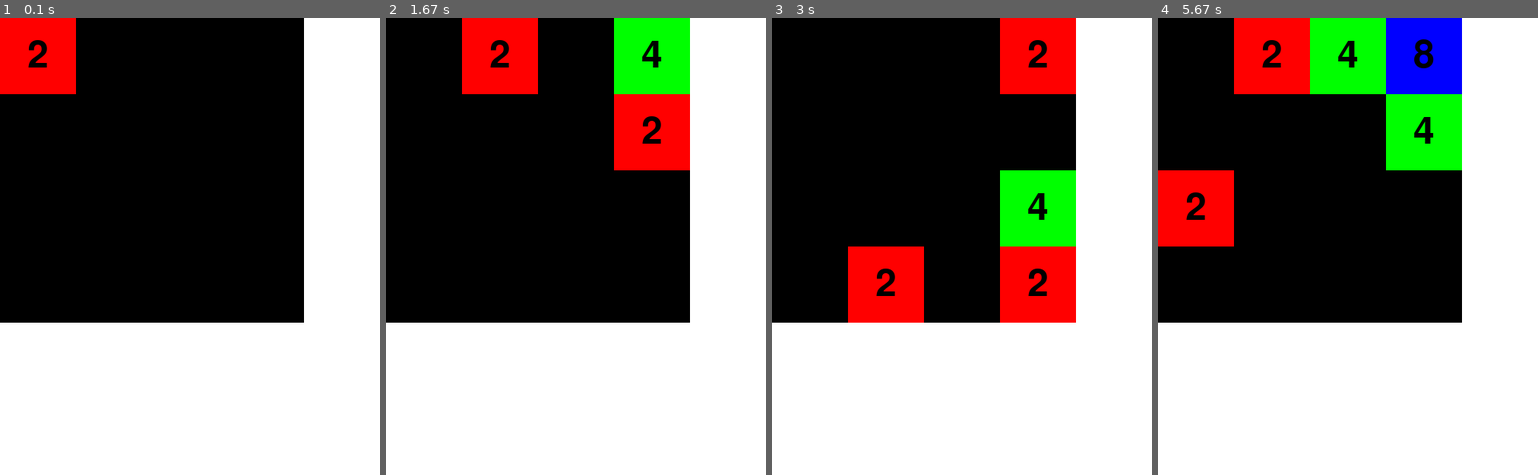
Above: before the commit, frames 1-4 (left to right).
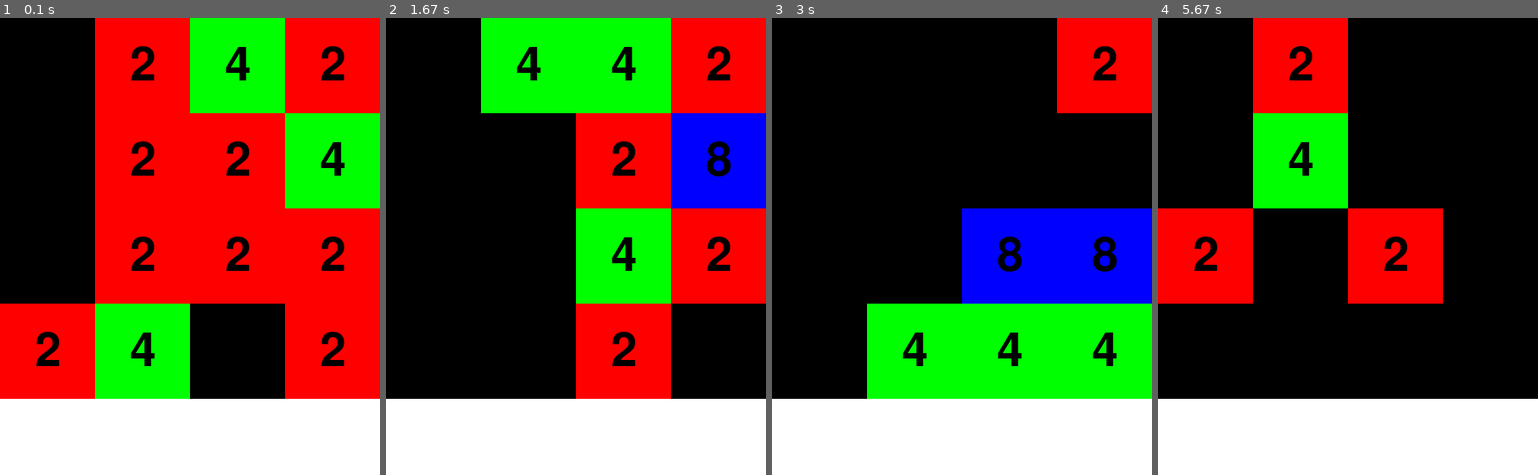
Above: after the commit, the same moments.

Repository: JacksonWasHere/PythonProjects
Game: pygame game, started from flexible_2048.py
The game is run twice, just before and just after one commit, with the same random seed, the same clock (stepped at 60 frames per second) and the same inputs.
Inputs:
- Up to frame 1 (0.1 s): no input
- Up to frame 2 (1.67 s): hold Right 0.33-0.8 s; hold Up 0.83-1.13 s; hold Right 1.17-1.63 s
- Up to frame 3 (3 s): hold Down 2.23-2.53 s
- Up to frame 4 (5.67 s): hold Up 3-3.37 s; hold Right 3.4-4.03 s; hold Down 4.07-4.43 s; hold Right 4.97-5.43 s; hold Up from 5.47 s (still down)

The runs differ from the first frame. In frame 1, 68% of the frame differs, in the area x 0-100%, y 0-84%; in frame 2, 52%; in frame 3, 45%; in frame 4, 57%.

Commit message:
moves left, expanding to all directions

Diff:
--- a/flexible_2048.py
+++ b/flexible_2048.py
@@ -87,19 +87,49 @@
         #update changed
         changed=True
     return changed
-def left(board,board_width,board_height):
+def left(board,board_width,board_height,direction):
     #array to see if spot has been collapsed
     collapsed=[]
     #check if stuff changed
     changed=False
     #loop through pieces
-    for i in range(board_height-1):
+    for i in range(board_height-(1 if direction%2==0 else 0)):
         for j in range(board_width):
-            #loop to find farthest left move location
+            #keeps track of it's farthest left place
+            end=[(i+1,j),(i,j+1)]
+            #loop through all places it could go to
             for x in range(i+1):
-                #if something changed then stop looping
-                if swap_pieces(board,x,j,i+1,j,collapsed):
-                    changed=True
+                #this is the current piece to check
+                possible_x = [i-x, j-x, ]
+                newx = possible_x[direction]
+
+                if i==2 and j==3:
+                    print(newx)
+
+                #see if it can move to this place
+                if board[newx][j]==0 or (board[newx][j]==board[i+1][j] and (not ((newx,j) in collapsed))):
+                    #if it can then update the place it'll end
+                    end=(newx,j)
+                #if it can't move over
+                else:
+                    #maximize x
+                    x=i
+                #if we're at the end of the loop
+                if x==i:
+                    #check if it actually moved
+                    if not end==(i+1,j):
+                        if i==2 and j==3:
+                            print(str(board[i+1][j])+" Move to "+str(end)+" from "+str((i+1,j)))
+                        #let us know there was a change
+                        changed=True
+                        #see if it merges or just goes to a 0
+                        if not board[end[0]][end[1]]==0:
+                            #add the collapsed point to the list
+                            collapsed.append(end)
+                        #check how it moved then move it
+                        board[end[0]][end[1]] = board[i+1][j] if board[end[0]][end[1]]==0 else board[i+1][j]*2
+                        #adjust old position
+                        board[i+1][j]=0
                     break
     return changed
 def right(board,board_width,board_height):
@@ -108,7 +138,7 @@
     for i in range(board_height-1):
         for j in range(board_width):
             for x in range(i+1):
-                if swap_pieces(board,-x-1,j,-i+(board_width-2),j,collapsed):
+                if not swap_pieces(board,-i+(board_width-2)+x+1,j,-i+(board_width-2),j,collapsed):
                     changed=True
                     break
     return changed
@@ -128,7 +158,7 @@
     for i in range(board_height):
         for j in range(board_width-1):
             for x in range(j+1):
-                if swap_pieces(board,i,x,i,j+1,collapsed):
+                if swap_pieces(board,i,i+1-x-1,i,j+1,collapsed):
                     changed=True
                     break
     return changed
@@ -146,10 +176,23 @@
             board[i].append(0)
 
     #this code is designed to test functionality
-    # add_tilep(board,0,0)
-    add_tilep(board,0,0,2)
-    # add_tilep(board,1,0,2)
-    # add_tilep(board,3,0,4)
+
+    add_tilep(board,1,0,2)
+    add_tilep(board,2,0,4)
+    add_tilep(board,3,0,2)
+
+    add_tilep(board,1,1,2)
+    add_tilep(board,2,1,2)
+    add_tilep(board,3,1,4)
+
+    add_tilep(board,1,2,2)
+    add_tilep(board,2,2,2)
+    add_tilep(board,3,2,2)
+
+    add_tilep(board,0,3,2)
+    add_tilep(board,1,3,4)
+    # add_tilep(board,2,3,2)
+    add_tilep(board,3,3,2)
 
     #add start tiles
     #add_tile(board)
@@ -178,24 +221,32 @@
                 if event.key==pygame.K_UP:
                     if up(board,board_width,board_height):
                         add_tile(board)
+
+                if event.key==113:
+                    pygame.quit()
+                    quit()
         #draw stuff
         gameDisplay.fill(white)
 
         #create tile x,y
         tile_x=0
         tile_y=0
+
+        #size of tiles
+        draw_width=display_width/board_width
+        draw_height=(display_height-100)/board_height
 
         #loop through all tiles
         for row in board:
             for column in row:
                 #draw a rectangle at the x,y and select a color based on the log of the tile value
-                rectangle(tile_x,tile_y,100,100,colors[int(base_log(2,column))])
+                rectangle(tile_x,tile_y,draw_width,draw_height,colors[int(base_log(2,column))])
                 #display text
-                message_display(str(column),tile_x+50,tile_y+50,50)
+                message_display(str(column),tile_x+draw_width/2,tile_y+draw_height/2,int(draw_width/2))
                 #increment the y but keep it within range
-                tile_y=(tile_y+100)%400
+                tile_y=(tile_y+draw_height)%(display_height-100)
             #increment x but keep it in range
-            tile_x=(tile_x+100)%400
+            tile_x=(tile_x+draw_width)%display_width
         #update the display and set loop delay
         pygame.display.update()
         clock.tick(60)
--- a/json_manipulation.py
+++ b/json_manipulation.py
@@ -31,6 +31,3 @@
     def uploadData(self):
         with open(self.file, 'w') as outfile:
             json.dump(self.data, outfile, indent=4)
-
-testing = data_storage("game_data.json")
-print("-----"+str(testing.getDataAtPath("games/tohan/11/moves/"))+"-----")
